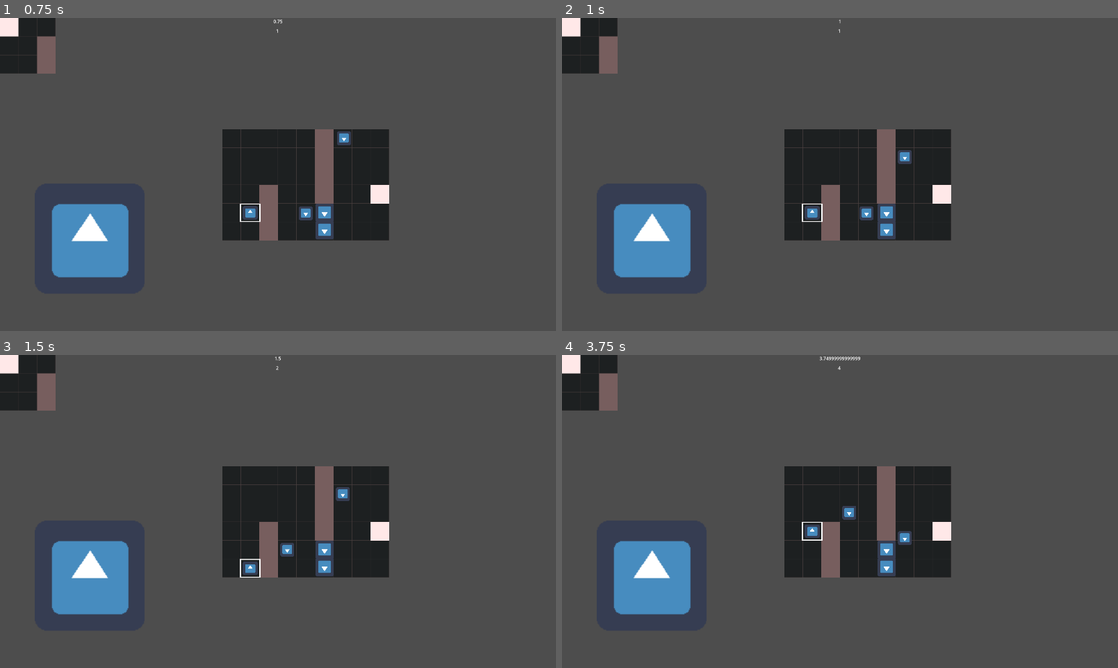
Above: before the commit, frames 1-4 (two rows, left to right).
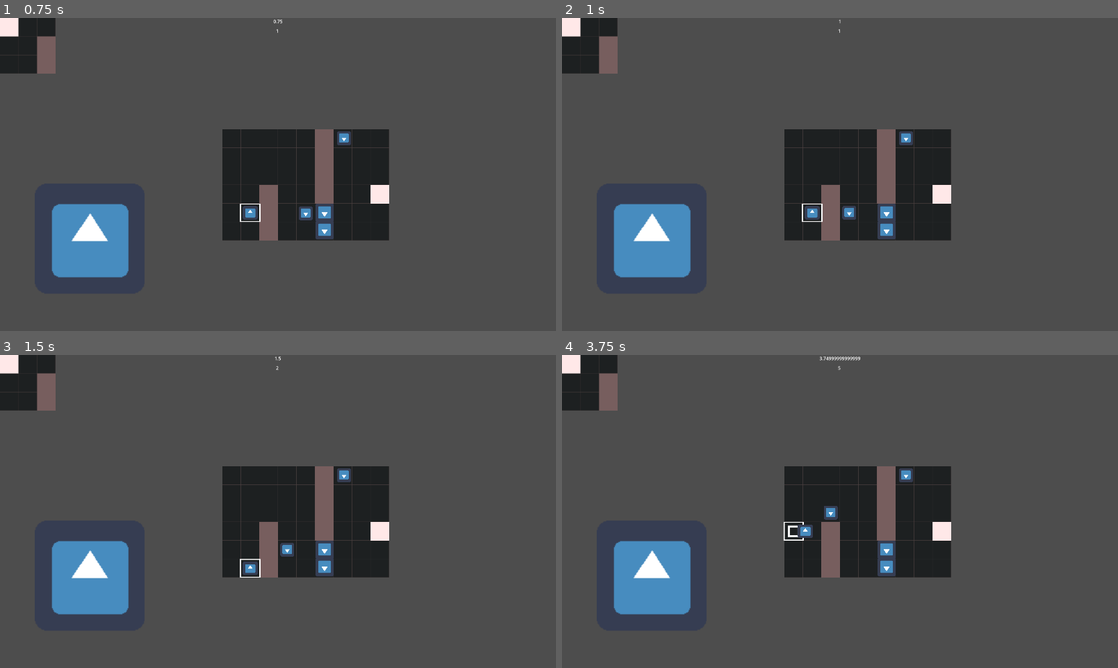
Above: after the commit, the same moments.

Repository: kin-ark/X_0
Game: Godot game, scene res://Levels/level.tscn
The game is run twice, just before and just after one commit, with the same random seed, the same clock (stepped at 60 frames per second) and the same inputs. The engine's default icon, where the game draws it, is replaced by a stand-in: a white triangle on a blue panel in a dark square.
Inputs (mouse positions are in pixels of both pictures, inside the frame that each line leads up to):
- Up to frame 1 (0.75 s): tap Enter at 0.5 s; move the mouse to (400, 158) at 0.52 s; hold D (right) from 0.53 s (still down)
- Up to frame 2 (1 s): keep holding D (right)
- Up to frame 3 (1.5 s): move the mouse to (166, 527) at 1.27 s; release D (right) at 1.28 s; hold S (down) from 1.28 s (still down)
- Up to frame 4 (3.75 s): move the mouse to (895, 442) at 2.02 s; release S (down) at 2.03 s; hold D (right) 2.03-2.78 s; tap Space at 2.75 s; move the mouse to (812, 574) at 2.77 s; hold W (up) 2.78-3.53 s; move the mouse to (1006, 558) at 3.52 s; hold A (left) from 3.53 s (still down)

Frame 1 is identical in both runs. In frame 2, 0.4% of the frame differs, in the area x 50-64%, y 36-65%; in frame 3, 0.2%; in frame 4, 0.7%, in the area x 39-64%, y 3-61%.
Error before the commit: Cannot call method 'get_children' on a null value. (res://Levels/stage_manager.gd:60)

Commit message:
fix: variable naming

Diff:
--- a/Levels/stage_manager.gd
+++ b/Levels/stage_manager.gd
@@ -11,7 +11,7 @@
 var tile_map_layer: TileMapLayer = null
 var player: Player = null
 var enemies: Node = null
-var breakables: Node = null
+var environments: Node = null
 var player_win: bool = false
 # Called when the node enters the scene tree for the first time.
 func _ready() -> void:
@@ -34,9 +34,9 @@
 		else:
 			print("Node not found")
 
-		node = get_tree().current_scene.get_node("Breakables")
+		node = get_tree().current_scene.get_node("Environments")
 		if node:
-			breakables = node
+			environments = node
 		else:
 			print("Node not found")
 	else:
@@ -57,8 +57,8 @@
 	game_state = GAME_STATE.PLAY
 
 func is_blocked(coords):
-	for breakable in breakables.get_children():
-		if coords == tile_map_layer.local_to_map(breakable.global_position):
+	for environment in environments.get_children():
+		if coords == tile_map_layer.local_to_map(environment.global_position):
 			return true
 
 	return false
